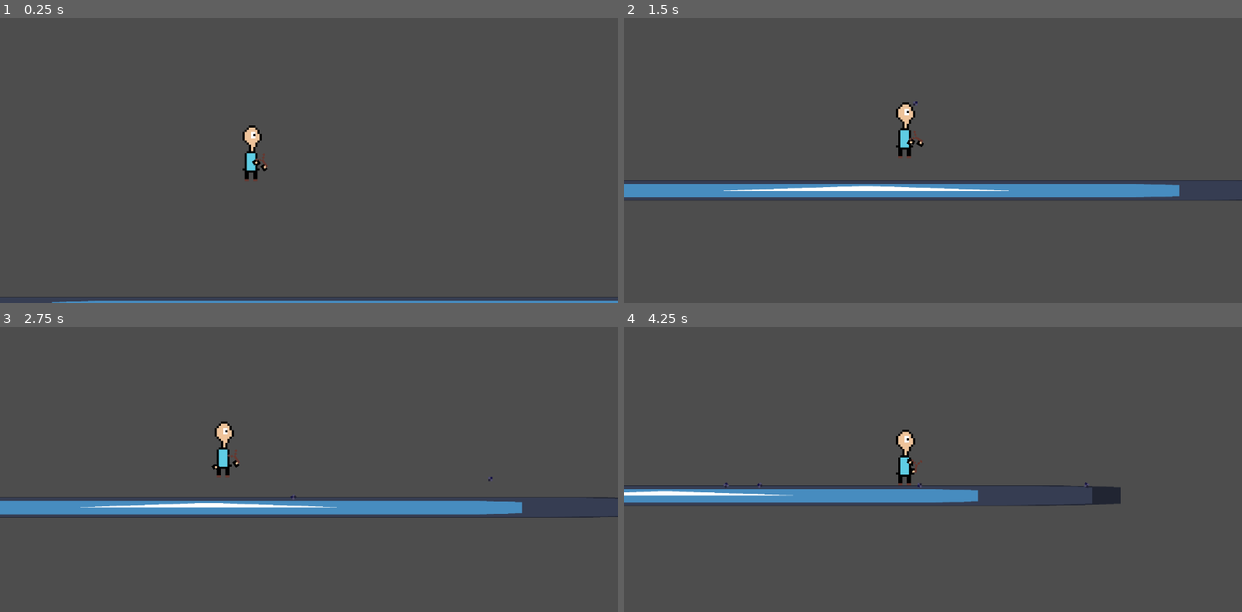
Above: before the commit, frames 1-4 (two rows, left to right).
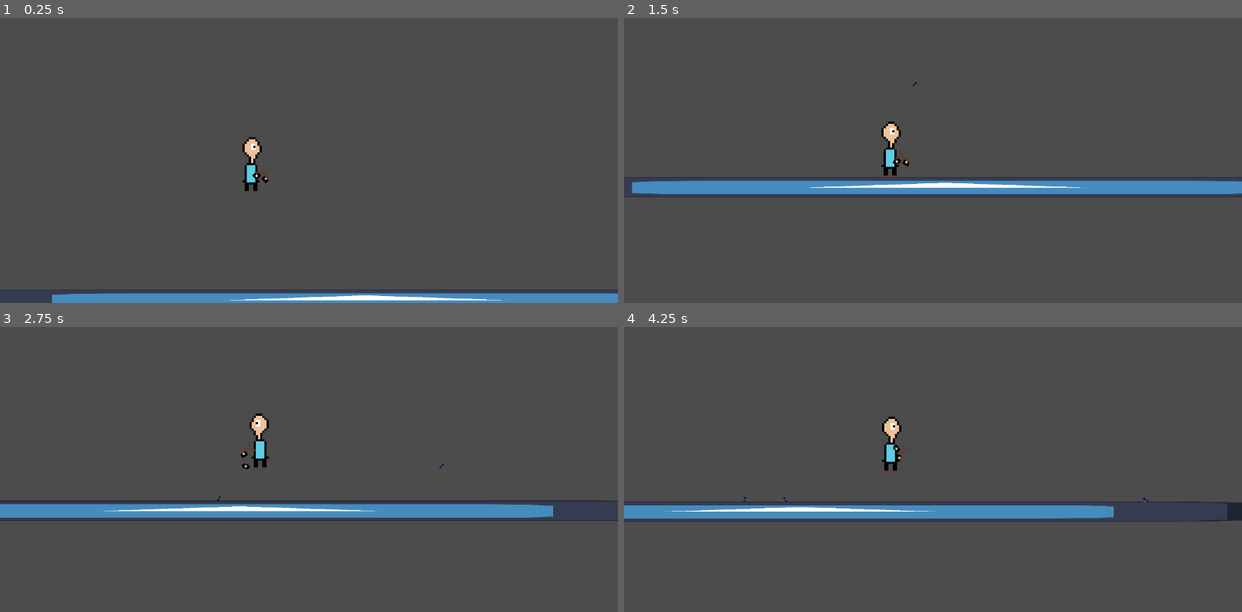
Above: after the commit, the same moments.

Repository: abc-is-here/protect-with-stones
Game: Godot game, scene res://scenes/world.tscn
The game is run twice, just before and just after one commit, with the same random seed, the same clock (stepped at 60 frames per second) and the same inputs. The engine's default icon, where the game draws it, is replaced by a stand-in: a white triangle on a blue panel in a dark square.
Inputs (mouse positions are in pixels of both pictures, inside the frame that each line leads up to):
- Up to frame 1 (0.25 s): no input
- Up to frame 2 (1.5 s): tap Enter at 0.5 s; move the mouse to (1068, 112) at 0.52 s; press the mouse at (1068, 112) at 0.53 s; hold Right (right) from 0.53 s (still down); tap Space (jump) at 0.77, 0.8, 1.07, 1.35 s; move the mouse to (809, 146) at 1.27 s; release the mouse at (809, 146) at 1.28 s
- Up to frame 3 (2.75 s): tap Space (jump) at 1.52, 1.82, 2.3 s; click (185, 455) at 1.55 s; move the mouse to (370, 361) at 2.02 s; release Right (right) at 2.03 s; press the mouse at (370, 361) at 2.03 s; hold Left (left) from 2.03 s (still down)
- Up to frame 4 (4.25 s): move the mouse to (902, 506) at 2.77 s; release Left (left) at 2.78 s; release the mouse at (902, 506) at 2.78 s; hold Right (right) from 2.78 s (still down); click (902, 506) at 2.85 s; tap Space (jump) at 3.02, 3.32, 3.6, 3.77, 4.07 s; move the mouse to (1118, 489) at 3.52 s

The runs differ from the first frame. In frame 1, 3.3% of the frame differs, in the area x 0-100%, y 37-100%; in frame 2, 4.9%; in frame 3, 4.8%; in frame 4, 8.3%, in the area x 0-100%, y 31-69%.

Commit message:
fixed a lot of stuff added movement and flipping

Diff:
--- a/project.godot
+++ b/project.godot
@@ -58,3 +58,4 @@
 textures/canvas_textures/default_texture_filter=0
 renderer/rendering_method="gl_compatibility"
 renderer/rendering_method.mobile="gl_compatibility"
+viewport/hdr_2d=true
--- a/scenes/player.tscn
+++ b/scenes/player.tscn
@@ -1,9 +1,44 @@
-[gd_scene load_steps=6 format=3 uid="uid://gr62bmdtrxqu"]
+[gd_scene load_steps=7 format=3 uid="uid://gr62bmdtrxqu"]
 
 [ext_resource type="Texture2D" uid="uid://cjra58dkwwhdy" path="res://assets/body.png" id="1_qlg0r"]
 [ext_resource type="Script" uid="uid://buecgeklarc6k" path="res://scripts/player.gd" id="1_tuyoq"]
 [ext_resource type="Texture2D" uid="uid://0risugqvupbx" path="res://assets/slingshot.png" id="2_tuyoq"]
 [ext_resource type="Texture2D" uid="uid://bl0i0mm6hsvj2" path="res://assets/hand_above.png" id="4_smehm"]
+
+[sub_resource type="SpriteFrames" id="SpriteFrames_dqkch"]
+animations = [{
+"frames": [{
+"duration": 1.0,
+"texture": ExtResource("1_qlg0r")
+}],
+"loop": false,
+"name": &"fall",
+"speed": 5.0
+}, {
+"frames": [{
+"duration": 1.0,
+"texture": ExtResource("1_qlg0r")
+}],
+"loop": true,
+"name": &"idle",
+"speed": 5.0
+}, {
+"frames": [{
+"duration": 1.0,
+"texture": ExtResource("1_qlg0r")
+}],
+"loop": false,
+"name": &"jump_up",
+"speed": 5.0
+}, {
+"frames": [{
+"duration": 1.0,
+"texture": ExtResource("1_qlg0r")
+}],
+"loop": true,
+"name": &"walk",
+"speed": 5.0
+}]
 
 [sub_resource type="CapsuleShape2D" id="CapsuleShape2D_y4r1p"]
 radius = 7.0
@@ -13,21 +48,30 @@
 script = ExtResource("1_tuyoq")
 
 [node name="body" type="Sprite2D" parent="."]
+visible = false
 scale = Vector2(4, 4)
 texture = ExtResource("1_qlg0r")
 
-[node name="Slingshot" type="Sprite2D" parent="."]
-position = Vector2(14, 10)
+[node name="AnimatedSprite2D" type="AnimatedSprite2D" parent="."]
 scale = Vector2(4, 4)
+sprite_frames = SubResource("SpriteFrames_dqkch")
+animation = &"walk"
+
+[node name="Slingshot" type="Sprite2D" parent="AnimatedSprite2D"]
+position = Vector2(3.5, 2.5)
 texture = ExtResource("2_tuyoq")
 offset = Vector2(-3.5, -2.5)
 
-[node name="HandAbove" type="Sprite2D" parent="Slingshot"]
-position = Vector2(-3.51, -2.52)
+[node name="HandAbove" type="Sprite2D" parent="AnimatedSprite2D/Slingshot"]
+position = Vector2(-3, -1)
 texture = ExtResource("4_smehm")
+offset = Vector2(-0.51, -1.52)
 
-[node name="stone_pos" type="Marker2D" parent="Slingshot"]
+[node name="stone_pos" type="Marker2D" parent="AnimatedSprite2D/Slingshot"]
 position = Vector2(0, -2.5)
+
+[node name="hand_above_pos" type="Marker2D" parent="AnimatedSprite2D/Slingshot"]
+position = Vector2(-3, -1)
 
 [node name="CollisionShape2D" type="CollisionShape2D" parent="."]
 position = Vector2(-8, -1)
@@ -37,3 +81,10 @@
 offset = Vector2(100, -20)
 limit_smoothed = true
 position_smoothing_enabled = true
+
+[node name="JumpBufferTimer" type="Timer" parent="."]
+wait_time = 0.1
+one_shot = true
+
+[node name="CoyoteTimer" type="Timer" parent="."]
+wait_time = 0.1
--- a/scenes/stone_new.tscn
+++ b/scenes/stone_new.tscn
@@ -8,7 +8,10 @@
 bounce = 0.2
 
 [sub_resource type="CircleShape2D" id="CircleShape2D_wc8uc"]
-radius = 1.0
+radius = 4.12311
+
+[sub_resource type="CircleShape2D" id="CircleShape2D_hd0w3"]
+radius = 4.0
 
 [node name="stone_new" type="RigidBody2D"]
 collision_layer = 2
@@ -24,3 +27,8 @@
 
 [node name="CollisionShape2D" type="CollisionShape2D" parent="."]
 shape = SubResource("CircleShape2D_wc8uc")
+
+[node name="Area2D" type="Area2D" parent="."]
+
+[node name="CollisionShape2D" type="CollisionShape2D" parent="Area2D"]
+shape = SubResource("CircleShape2D_hd0w3")
--- a/scripts/player.gd
+++ b/scripts/player.gd
@@ -1,20 +1,30 @@
 extends CharacterBody2D
 
+@export var max_pull: float = 15.0
+@export var charge_speed: float = 10.0
+@export var shoot_power: float = 100.0
 
-const SPEED = 300.0
-const JUMP_VELOCITY = -400.0
+@export var speed: float = 160
+@export var acc:int = 5
+@export var dcc: int = 3
+@export var jump_speed: int = -speed*2
+@export var gravity: float = speed*5
+@export var fall_factor: float = 3.0
 
-@export var max_pull = 15.0
-@export var charge_speed = 10.0
-@export var shoot_power = 100.0
-
-@onready var slingshot: Sprite2D = $Slingshot
-@onready var hand_above: Sprite2D = $Slingshot/HandAbove
-@onready var stone_pos: Marker2D = $Slingshot/stone_pos
+@onready var slingshot: Sprite2D = $AnimatedSprite2D/Slingshot
+@onready var hand_above: Sprite2D = $AnimatedSprite2D/Slingshot/HandAbove
+@onready var stone_pos: Marker2D = $AnimatedSprite2D/Slingshot/stone_pos
+@onready var animations: AnimatedSprite2D = $AnimatedSprite2D
+@onready var jump_buffer_timer: Timer = $JumpBufferTimer
+@onready var coyote_timer: Timer = $CoyoteTimer
+@onready var hand_above_pos_mark: Marker2D = $AnimatedSprite2D/Slingshot/hand_above_pos
 
 var hand_above_pos: Vector2
-var cur_pull = 0.0
-var charging = false
+var cur_pull: float = 0.0
+var charging: bool = false
+
+enum State{IDLE, WALK, JUMP, DOWN}
+var cur_state: State = State.IDLE
 
 func _ready() -> void:
 	hand_above_pos = hand_above.position
@@ -23,37 +33,82 @@
 	if Input.is_action_pressed("drag"):
 		charging = true
 		cur_pull = min(cur_pull + charge_speed*delta, max_pull)
-		hand_above.position = hand_above_pos+Vector2(-cur_pull, 0)
+		hand_above.position = hand_above_pos+Vector2(-cur_pull, 0).rotated(slingshot.rotation)
 
 	if Input.is_action_just_released("drag") and charging:
 		shoot_stone(cur_pull)
 		charging = false
 		cur_pull = 0
-		hand_above.position = hand_above_pos
+		hand_above.position = hand_above.position.lerp(Vector2(-3.0, -1.0), 1)
 
 	slingshot.look_at(get_global_mouse_position())
 	slingshot.rotation = clamp(slingshot.rotation, deg_to_rad(-60), deg_to_rad(60))
 
 func _physics_process(delta: float) -> void:
+	handle_inp()
+	update_move(delta)
+	update_states()
+	update_anim()
+	move_and_slide()
 
-	if not is_on_floor():
-		velocity += get_gravity() * delta
+func handle_inp() -> void:
+	if Input.is_action_just_pressed("jump") and is_on_floor():
+		jump_buffer_timer.start()
 
-	if Input.is_action_just_pressed("jump") and is_on_floor():
-		velocity.y = JUMP_VELOCITY
+	var direction = Input.get_axis("left", "right")
 
-	var direction := Input.get_axis("left", "right")
-	if direction:
-		velocity.x = direction * SPEED
+	if direction == 0:
+		velocity.x = move_toward(velocity.x, 0, acc)
 	else:
-		velocity.x = move_toward(velocity.x, 0, SPEED)
-
-	move_and_slide()
+		velocity.x = move_toward(velocity.x, speed*direction, acc)
 
 func shoot_stone(strength: float) -> void:
 	var stone = preload("res://scenes/stone_new.tscn").instantiate()
 	get_parent().add_child(stone)
 	stone.global_position = stone_pos.global_position
 
-	var dir = slingshot.transform.x.normalized()
+	var dir = slingshot.global_transform.x.normalized()
 	stone.apply_impulse(dir * strength * shoot_power)
+
+func update_anim() -> void:
+	if velocity.x != 0:
+		animations.scale.x=sign(velocity.x) *abs(animations.scale.x)
+
+	match cur_state:
+		State.IDLE: animations.play("idle")
+		State.WALK: animations.play("walk")
+		State.JUMP: animations.play("jump_up")
+		State.DOWN: animations.play("fall")
+
+func update_move(delta: float) -> void:
+	if (is_on_floor() or coyote_timer.time_left>0) and jump_buffer_timer.time_left >0:
+		velocity.y = jump_speed
+		cur_state = State.JUMP
+		jump_buffer_timer.stop()
+		coyote_timer.stop( )
+
+
+	if cur_state == State.JUMP:
+		velocity.y+=gravity*delta
+	else:
+		velocity.y+=gravity*delta*fall_factor
+
+func update_states() -> void:
+	match cur_state:
+		State.IDLE when velocity.x != 0:
+			cur_state = State.WALK
+		State.WALK:
+			if velocity.x ==0:
+				cur_state = State.IDLE
+			if not is_on_floor() and velocity.y>0:
+				cur_state = State.JUMP
+				coyote_timer.start()
+
+		State.JUMP when velocity.y>0:
+			cur_state = State.DOWN
+
+		State.DOWN when is_on_floor():
+			if velocity.x == 0:
+				cur_state = State.IDLE
+			else:
+				cur_state = State.WALK
Not shown: 1 places in scenes/stone_new.tscn that only renumber resources
